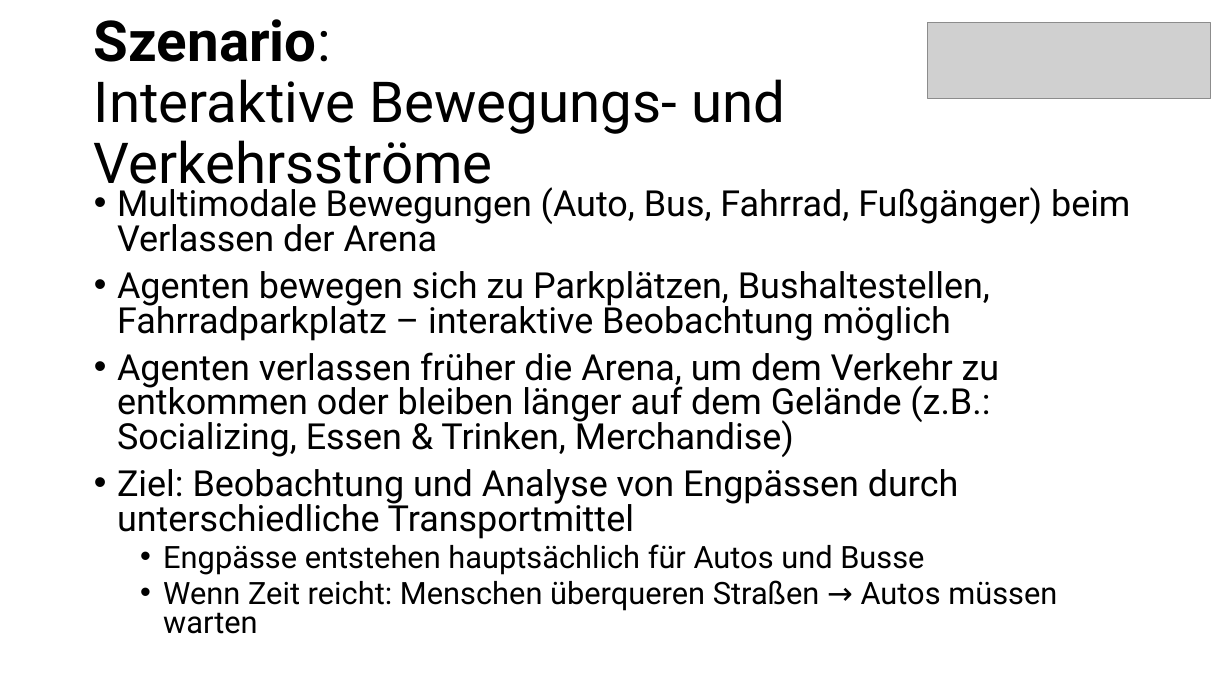
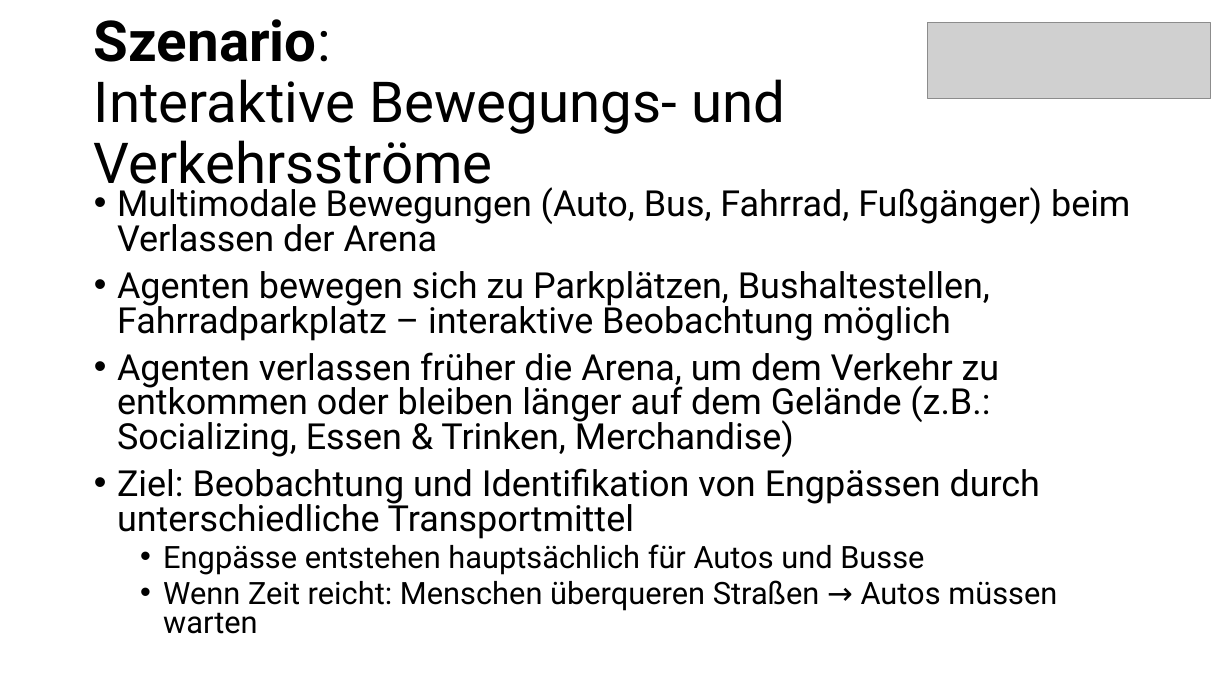
Before and after one commit to MARS-Group-HAW/model-soh, a slide deck: slide 5 of SOHBigEventBox/docs/milestones_presentation.pptx. Drawn at 1232x693 pixels with LibreOffice and Linux fonts; fonts in the diff are those of the drawing; grey boxes stand for pictures. Boxes give left, top, right and bottom in pixels: in the first picture for what was removed or moved away, otherwise in the second. Text is boxed around its words. In the diff, an @@ line names an element or a change of style, - is before the commit and + after.

```diff
--- a/SOHBigEventBox/docs/milestones_presentation.pptx
+++ b/SOHBigEventBox/docs/milestones_presentation.pptx
@@ text at box(117, 468, 1040, 539): text changed @@
-• Ziel: Beobachtung und Analyse von Engpässen durch unterschiedliche Transportmittel
+• Ziel: Beobachtung und Identifikation von Engpässen durch unterschiedliche Transportmittel
```
Also in this commit, not shown: 4 other slides changed.
